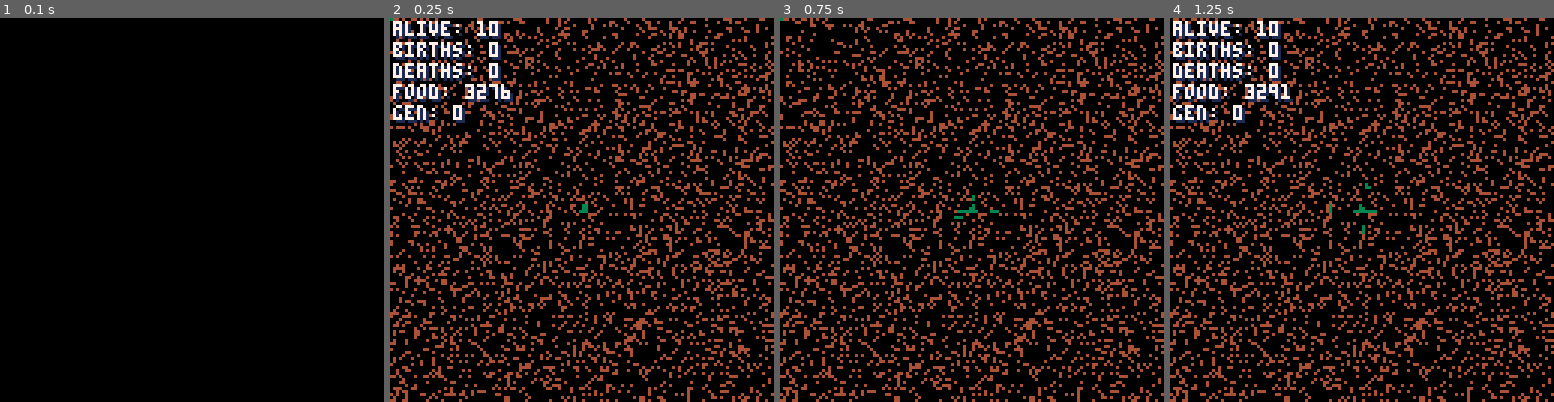
Above: before the commit, frames 1-4 (left to right).
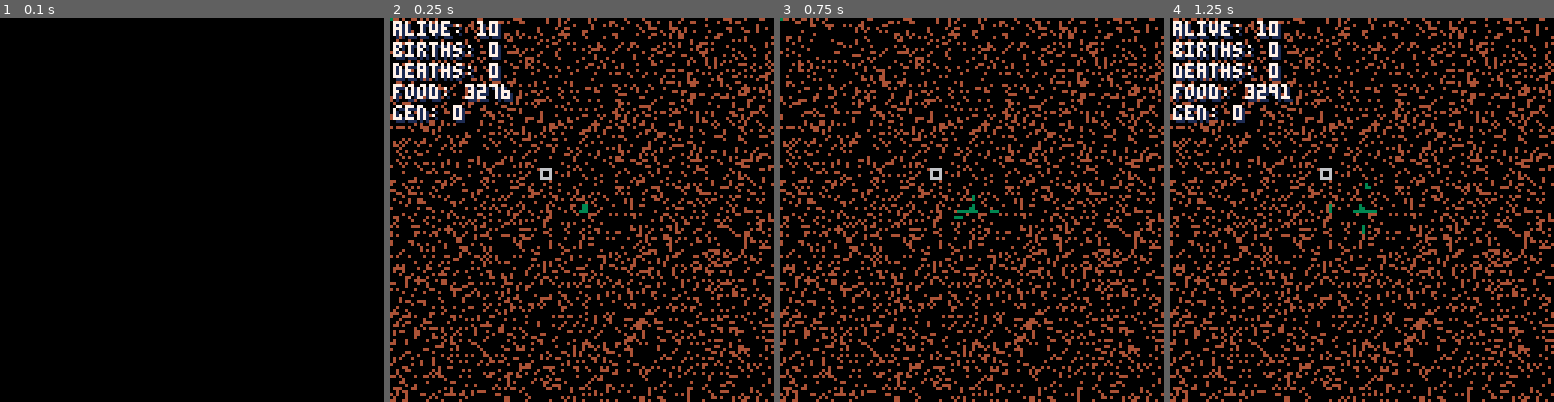
Above: after the commit, the same moments.

Repository: lewsid/petri
Game: PICO-8 cartridge petri.p8
The game is run twice, just before and just after one commit, with the same random seed, the same clock (stepped at 60 frames per second) and the same inputs.
Inputs:
- Up to frame 1 (0.1 s): no input
- Up to frame 2 (0.25 s): no input
- Up to frame 3 (0.75 s): tap X (X key) at 0.33 s
- Up to frame 4 (1.25 s): tap X (X key) at 1.07 s

Frame 1 is identical in both runs. In frame 2, less than 0.1% of the frame differs, in the area x 39-43%, y 39-43%; in frame 3, less than 0.1%; in frame 4, less than 0.1%.

Commit message:
reticle math

Diff:
--- a/petri.p8
+++ b/petri.p8
@@ -2,9 +2,9 @@
 version 29
 __lua__
 -- petri
--- by lewsidboi/smolboigames, 2020
-
-version="a.0.9.7"
+-- by lewsidboi/smolboigames, 2021
+
+version="a.0.9.8"
 
 --game parameters
 cells={}
@@ -18,7 +18,7 @@
 	food_sparsity=5,	  --initial food amount, higher=less
 	food_rate=1,		  --higher=slower
 	spawn_count=10,	  	  --initial number of cells
-	border=1,			  --trap them in if you want
+	border=false,			  --trap them in if you want
 	mutation_rate=2, 	  --higher=more mutations per birth
 	start_move_count=20,  --base number of moves per cell
 	max_moves=60,		  --max number of moves stored in DNA
@@ -28,7 +28,7 @@
 	reproduction_cost=5,  --health lost from reproduction
 	show_ui=true,		  --show stats
 	show_tails=true,	  --show cell tails
-	show_reticle=false
+	show_reticle=true
 }
 
 stats={
@@ -419,18 +419,39 @@
 	end
 
 	--up
+	if(btn(2)) then
+		if(reticle.dir_y>-5) then
+			reticle.dir_y-=1
+		end
+	elseif(reticle.dir_y<0) then
+		reticle.dir_y=0
+	end
 
 	--down
 	if(btn(3)) then
 		if(reticle.dir_y<5) then
 			reticle.dir_y+=1
 		end
-	elseif(reticle.dir_y<0) then
+	elseif(reticle.dir_y>0) then
 		reticle.dir_y=0
 	end
 
 	reticle.x+=reticle.dir_x
 	reticle.y+=reticle.dir_y
+
+	--loop reticle x pos
+	if(reticle.x<0) then
+		reticle.x=128
+	elseif(reticle.x>128) then
+		reticle.x=0
+	end
+
+	--loop reticle y pos
+	if(reticle.y<0) then
+		reticle.y=128
+	elseif(reticle.y>128) then
+		reticle.y=0
+	end
 end
 
 -->8
